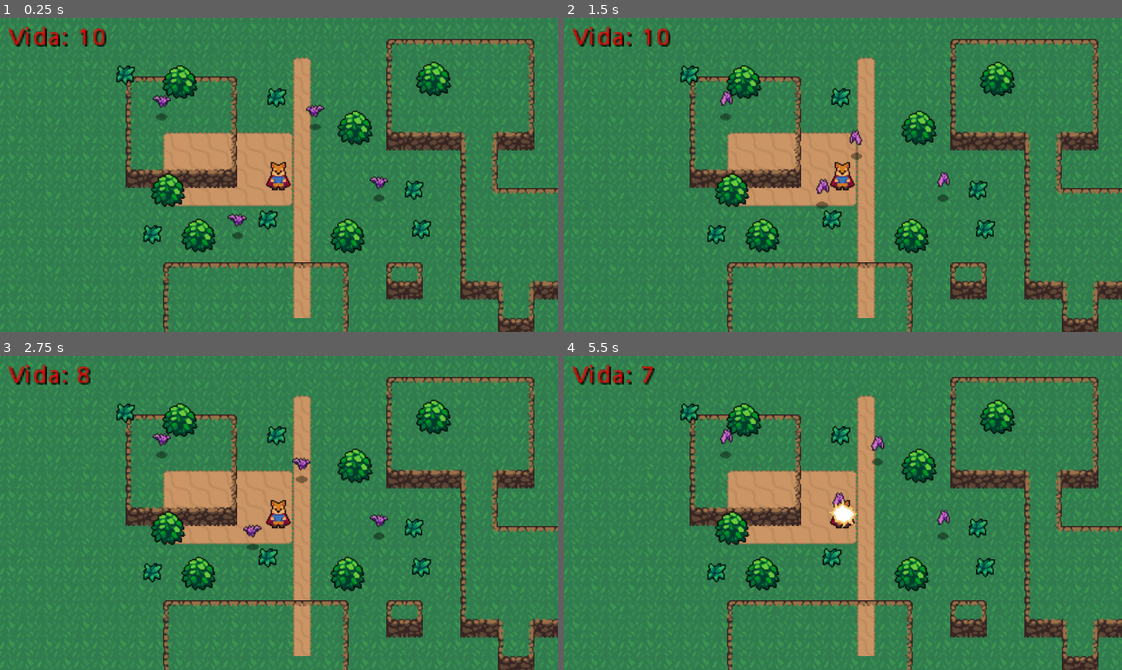
Above: before the commit, frames 1-4 (two rows, left to right).
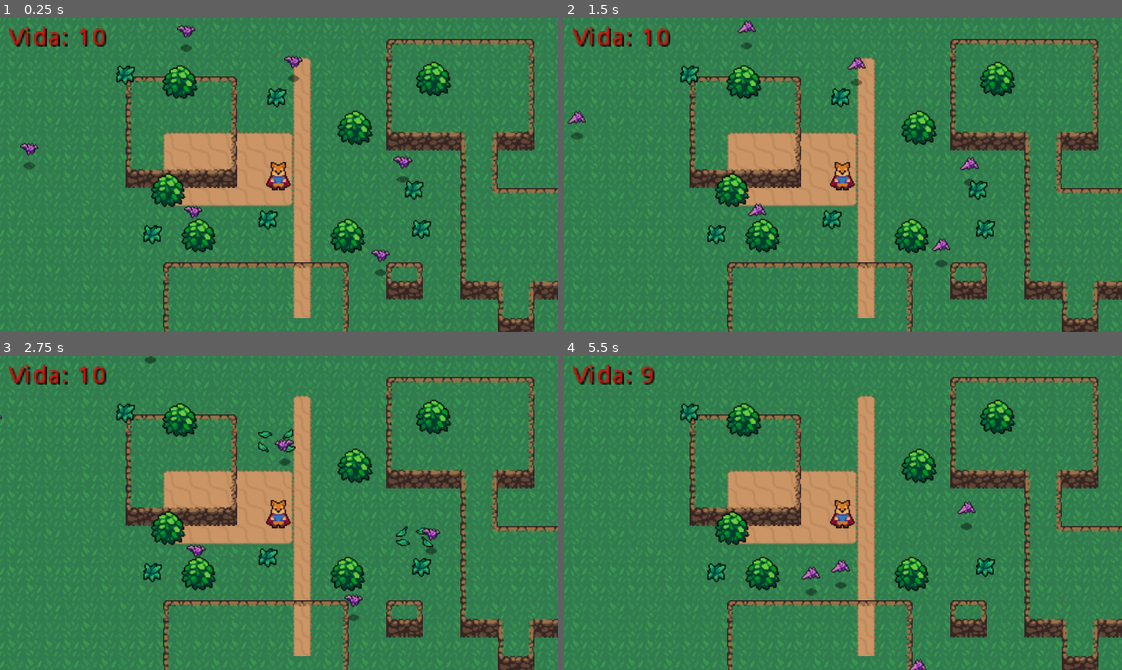
Above: after the commit, the same moments.

Repository: leooliveiraz/godotRPG
Game: Godot game, scene res://World.tscn
Same seed, same stepped clock (60 frames per second), same inputs: the game is played once before the commit and once after it.
Inputs:
- Up to frame 1 (0.25 s): no input
- Up to frame 2 (1.5 s): no input
- Up to frame 3 (2.75 s): no input
- Up to frame 4 (5.5 s): no input

The runs differ from the first frame. In frame 1, 1.2% of the frame differs, in the area x 3-74%, y 2-83%; in frame 2, 1.2%; in frame 3, 1.7%, in the area x 0-79%, y 0-85%; in frame 4, 1.6%.

Commit message:
morcego vagando

Diff:
--- a/Morcego.tscn
+++ b/Morcego.tscn
@@ -7,6 +7,7 @@
 [ext_resource path="res://Status.tscn" type="PackedScene" id=5]
 [ext_resource path="res://PlayerDetectionZone.tscn" type="PackedScene" id=6]
 [ext_resource path="res://Hitbox.tscn" type="PackedScene" id=7]
+[ext_resource path="res://WanderControll.tscn" type="PackedScene" id=8]
 
 [sub_resource type="AtlasTexture" id=1]
 flags = 4
@@ -61,7 +62,7 @@
 [node name="AnimatedSprite" type="AnimatedSprite" parent="."]
 position = Vector2( 0, -12.3744 )
 frames = SubResource( 6 )
-frame = 2
+frame = 1
 playing = true
 
 [node name="SmallShadow" type="Sprite" parent="."]
@@ -93,6 +94,8 @@
 [node name="CollisionShape2D" parent="Hitbox" index="0"]
 position = Vector2( 0.5, -15.75 )
 shape = SubResource( 10 )
+
+[node name="WanderControll" parent="." instance=ExtResource( 8 )]
 [connection signal="area_entered" from="Hurtbox" to="." method="_on_Hurtbox_area_entered"]
 [connection signal="no_health" from="Status" to="." method="_on_Status_no_health"]
 
--- /dev/null
+++ b/WanderControll.tscn
@@ -0,0 +1,11 @@
+[gd_scene load_steps=2 format=2]
+
+[ext_resource path="res://scripts/WanderControll.gd" type="Script" id=1]
+
+[node name="WanderControll" type="Node2D"]
+script = ExtResource( 1 )
+
+[node name="Timer" type="Timer" parent="."]
+one_shot = true
+autostart = true
+[connection signal="timeout" from="Timer" to="." method="_on_Timer_timeout"]
--- a/World.tscn
+++ b/World.tscn
@@ -623,16 +623,22 @@
 position = Vector2( 23.2534, 137.437 )
 
 [node name="Morcego" parent="Node2D" instance=ExtResource( 7 )]
-position = Vector2( 217.87, 105.297 )
+position = Vector2( 51.9137, -23.3082 )
 
 [node name="Morcego2" parent="Node2D" instance=ExtResource( 7 )]
-position = Vector2( 95.5401, 138.531 )
+position = Vector2( 238.43, 89.4343 )
 
 [node name="Morcego3" parent="Node2D" instance=ExtResource( 7 )]
-position = Vector2( 29.072, 35.2936 )
+position = Vector2( 58.3212, 131.813 )
 
 [node name="Morcego4" parent="Node2D" instance=ExtResource( 7 )]
-position = Vector2( 163.422, 43.7789 )
+position = Vector2( 218.3, 169.953 )
+
+[node name="Morcego5" parent="Node2D" instance=ExtResource( 7 )]
+position = Vector2( 144.138, 2.55832 )
+
+[node name="Morcego6" parent="Node2D" instance=ExtResource( 7 )]
+position = Vector2( -82.5874, 78.8397 )
 
 [node name="CanvasLayer" type="CanvasLayer" parent="."]
 
--- a/scripts/Morcego.gd
+++ b/scripts/Morcego.gd
@@ -5,6 +5,7 @@
 onready var status = $Status
 onready var playerDetection = $PlayerDetectionZone
 onready var sprite = $AnimatedSprite
+onready var wanderControll = $WanderControll
 
 var knockback = Vector2.ZERO
 var forca = 80
@@ -13,6 +14,7 @@
 export var ACELERACAO = 30
 export var VELOCIDADE_MAX = 80
 export var FRICCAO = 200
+export var WANDER_TARGET_RANGE = 4
 
 enum {
 	IDLE,
@@ -20,7 +22,7 @@
 	CHASE
 }
 
-var estado = IDLE
+var estado = pick_new_state([IDLE,WANDER])
 
 func _ready():
 	print(status.max_health, status.health)
@@ -31,28 +33,49 @@
 
 	match estado:
 		IDLE:
-			velocidade == velocidade.move_toward(Vector2.ZERO, FRICCAO * delta)
-			player_avistado()
+			idle(delta)
 		WANDER:
-			pass
+			wander(delta)
 		CHASE:
 			chase_player(delta)
 	velocidade = move_and_slide(velocidade)
 
+func idle(delta):
+	velocidade == velocidade.move_toward(Vector2.ZERO, FRICCAO * delta)
+	player_avistado()
+	if wanderControll.get_time_left() <= 0:
+		estado = pick_new_state([IDLE,WANDER])
+		wanderControll.start_wander_timer(rand_range(1,3))
+
+func wander(delta):
+	player_avistado()
+	if wanderControll.get_time_left() == 0:
+		estado = pick_new_state([IDLE,WANDER])
+		wanderControll.start_wander_timer(rand_range(1,3))
+
+	var direcao = global_position.direction_to(wanderControll.target_position)
+	velocidade = velocidade.move_toward(direcao * VELOCIDADE_MAX, ACELERACAO * delta)
+
+	if global_position.distance_to(wanderControll.target_position) <= WANDER_TARGET_RANGE:
+		estado = pick_new_state([IDLE,WANDER])
+		wanderControll.start_wander_timer(rand_range(1,3))
 
 func chase_player(delta):
 	var player = playerDetection.player
 	if player != null:
-		var direcao = (player.global_position - global_position).normalized()
+		var direcao = global_position.direction_to(player.global_position)
 		velocidade = velocidade.move_toward(direcao * VELOCIDADE_MAX, ACELERACAO * delta)
-		sprite.flip_h = velocidade.x < 0
 	else:
-		velocidade = Vector2.ZERO
 		estado = IDLE
+	sprite.flip_h = velocidade.x < 0
 
 func player_avistado():
 	if playerDetection.pode_ver_jogador():
 		estado = CHASE
+
+func pick_new_state(state_list):
+	state_list.shuffle()
+	return state_list.pop_front()
 
 func _on_Hurtbox_area_entered(area):
 	if area.get('damage'):
--- /dev/null
+++ b/scripts/WanderControll.gd
@@ -0,0 +1,22 @@
+extends Node2D
+
+export(int) var wander_range = 32
+onready var start_position = global_position
+onready var target_position = global_position
+onready var timer = $Timer
+
+func _ready():
+	update_target_position()
+
+func update_target_position():
+	var target_vector = Vector2(rand_range(-wander_range,wander_range), rand_range(-wander_range,wander_range))
+	target_position = start_position + target_vector
+
+func get_time_left():
+	return timer.time_left
+
+func start_wander_timer(duration):
+	timer.start(duration)
+
+func _on_Timer_timeout():
+	update_target_position()
Not shown: 1 places in Morcego.tscn that only renumber resources
